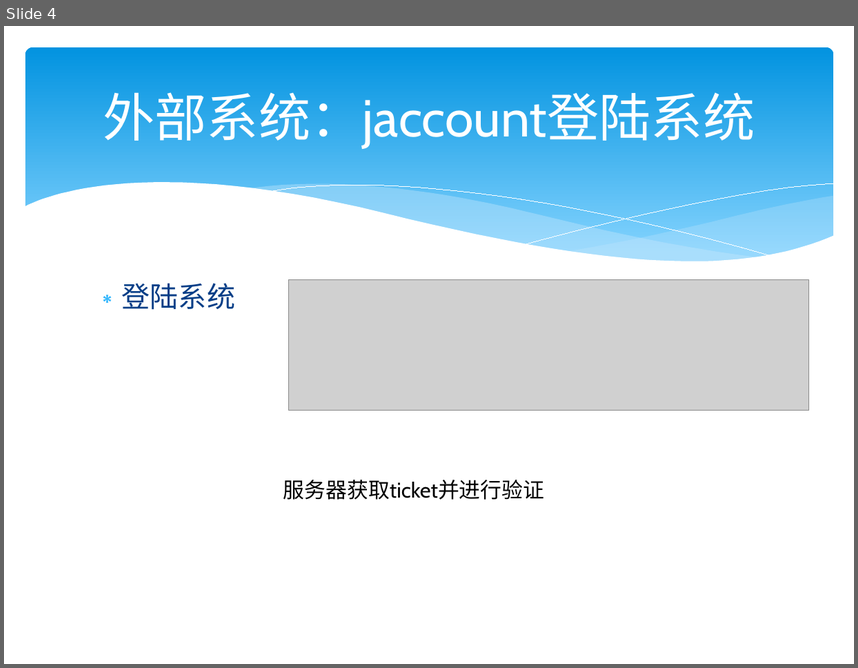
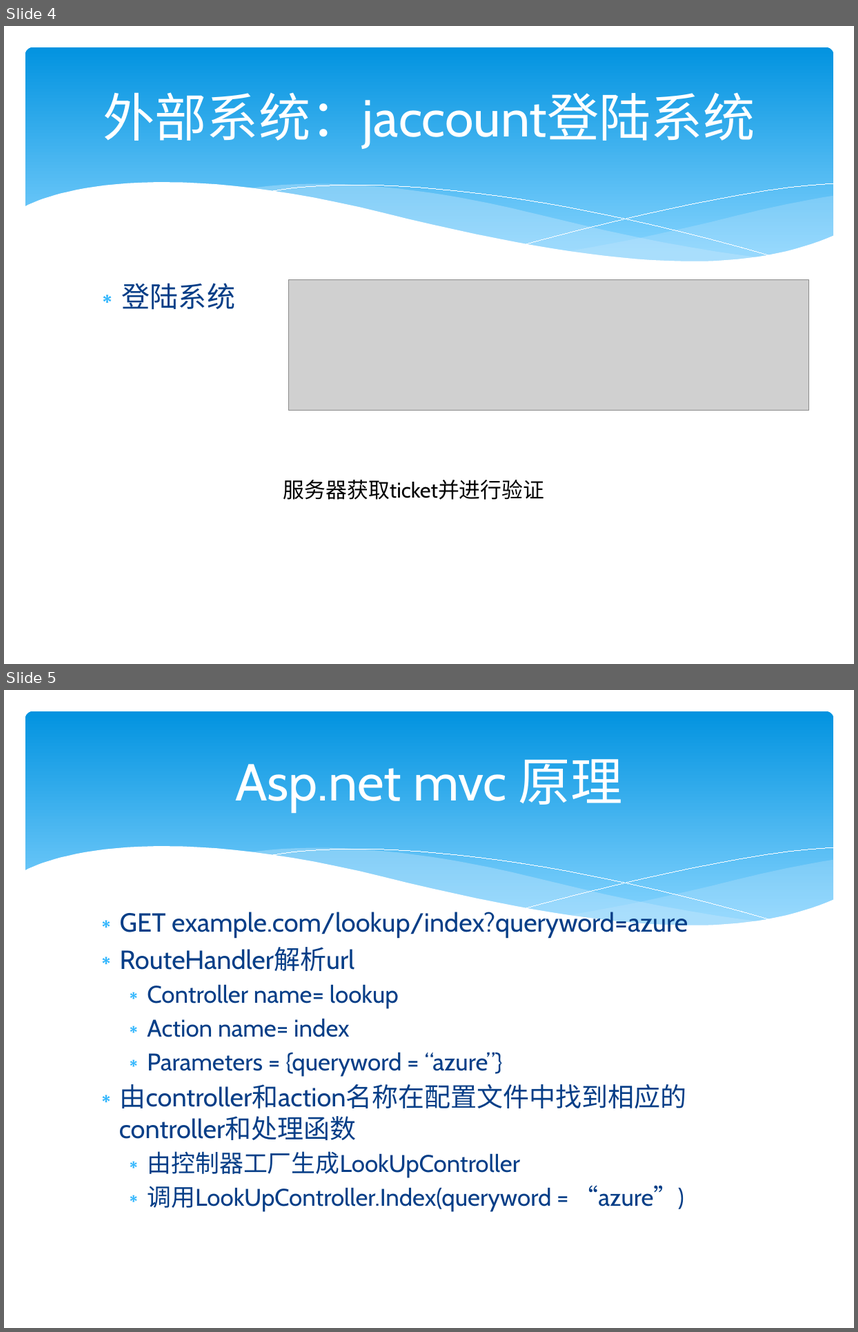
Before and after one commit to yeluolei/englishsns, a slide deck: presentation.pptx. Shown one above the other, each under a label of ours: slide 4 before the commit, slides 4 and 5 after it. The pictures are 858x668 and 858x1332 pixels, drawn with LibreOffice and Linux fonts; fonts in the diff are those of the drawing; grey boxes stand for pictures. Boxes give left, top, right and bottom in pixels: in the first picture for what was removed or moved away, otherwise in the second. Text is boxed around its words. In the diff, an @@ line names an element or a change of style, - is before the commit and + after.

Commit message:
ppt 加入asp.net mvc

```diff
--- a/presentation.pptx
+++ b/presentation.pptx
@@ slide 5 added at (4, 690, 854, 1328), background #FFFFFF; not listed: 6 template elements that a slide beside it also shows @@
@@ title added at (235, 759, 623, 811), 44 pt, text #FFFFFF @@
+Asp.net mvc 原理
@@ text added at (120, 909, 688, 1212), 20.4 pt, text #073E87 @@
+∗ GET example.com/lookup/index?queryword=azure
+∗ RouteHandler解析url
+  ∗ Controller name= lookup
+  ∗ Action name= index
+  ∗ Parameters = {queryword = “azure”}
+∗ 由controller和action名称在配置文件中找到相应的controller和处理函数
+  ∗ 由控制器工厂生成LookUpController
+  ∗ 调用LookUpController.Index(queryword = “azure”)
```
